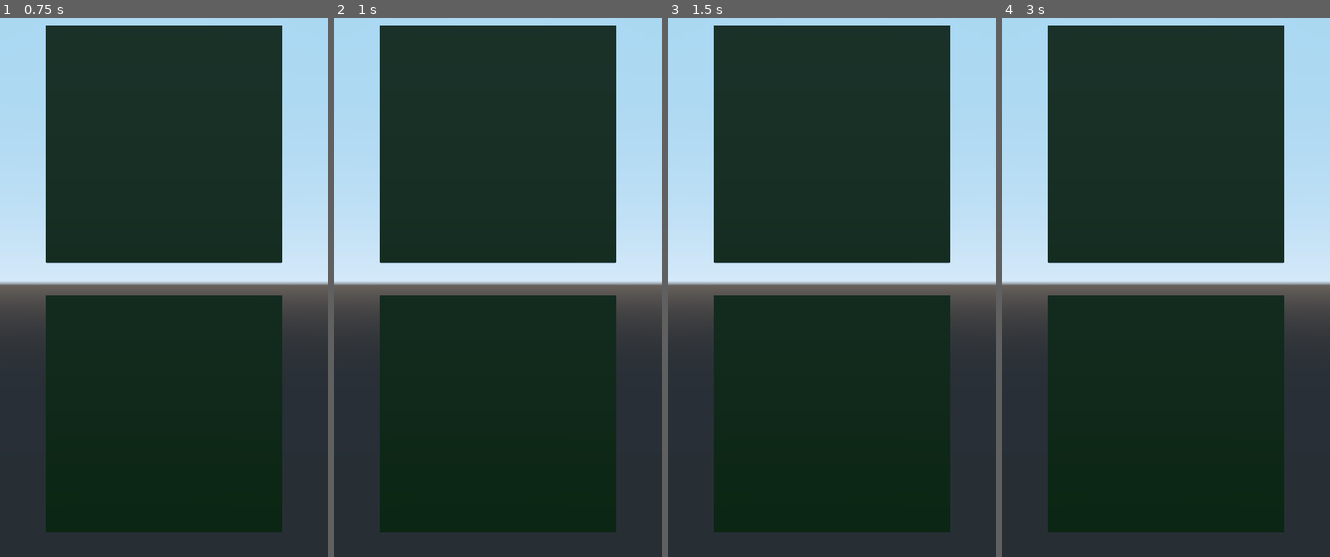
Above: before the commit, frames 1-4 (left to right).
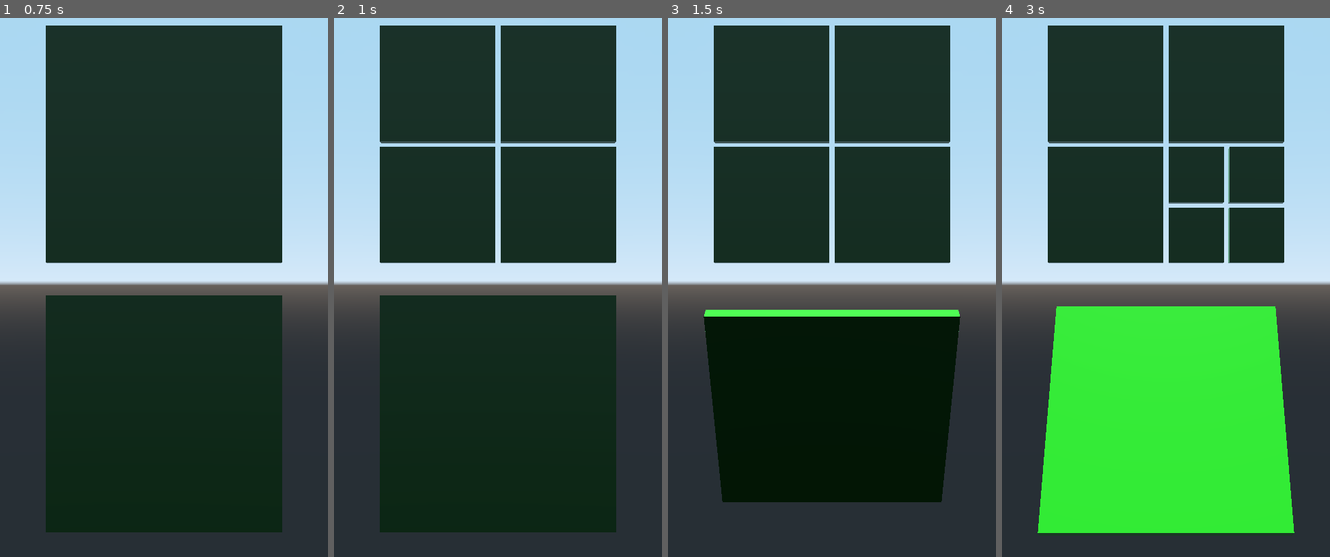
Above: after the commit, the same moments.

Repository: bentles/Tetra
Game: Godot game, scene res://Game.tscn
The game is run twice, just before and just after one commit, with the same random seed, the same clock (stepped at 60 frames per second) and the same inputs.
Inputs (mouse positions are in pixels of both pictures, inside the frame that each line leads up to):
- Up to frame 1 (0.75 s): tap Enter at 0.5 s; move the mouse to (236, 255) at 0.52 s; click (236, 255) at 0.67 s
- Up to frame 2 (1 s): no input
- Up to frame 3 (1.5 s): tap Space at 1.25 s; drag from (766, 309) to (815, 395) at 1.27 s
- Up to frame 4 (3 s): move the mouse to (1198, 163) at 2.02 s; click (1198, 163) at 2.17 s; tap Enter at 2.75 s; drag from (1149, 395) to (1067, 201) at 2.77 s

Frame 1 is identical in both runs. In frame 2, 1.5% of the frame differs, in the area x 13-87%, y 1-46%; in frame 3, 9.4%; in frame 4, 35%, in the area x 10-90%, y 1-96%.

Commit message:
trying unsplit. getting messy why is y flipped for screen coords

Diff:
--- a/Tetra/Tetra.gd
+++ b/Tetra/Tetra.gd
@@ -4,6 +4,7 @@
 var flipped = false
 var split = false
 var children: Array
+var to_middle: Vector2
 var depth = 0
 
 const gap = 0.06
@@ -21,19 +22,30 @@
 			var tetra = Tetra.instance()
 			tetra.scale_revert = scale_revert * (1/scale)
 			tetra.depth = depth + 1
+			tetra.to_middle = Vector2(-i * 0.707106, j * 0.707106)
 			tetra.translate(Vector3(i * (2.5 + gap_offset),j * (2.5 + gap_offset), 0))
 			tetra.scale_object_local(Vector3(scale, scale, scale))
 
 			children.push_back(tetra)
 	$TetraBody.scale_object_local(Vector3(1, 1, scale_revert))
 
-func flip(reversed: bool):
-	flipping = true
-	if (reversed):
-		$AnimationPlayer.play_backwards("flip" if flipped else "flip2")
+func flip(relative: Vector2):
+	var unsplit = 0
+	if (to_middle != null):
+		unsplit = relative.dot(to_middle)
+
+	var drag = relative.dot(Vector2.UP)
+
+	if (unsplit > abs(drag)):
+		unsplit_parent()
 	else:
-		$AnimationPlayer.play("flip2" if flipped else "flip")
-	flipped = !flipped
+		flipping = true
+		if (drag < 0):
+			$AnimationPlayer.play_backwards("flip" if flipped else "flip2")
+		else:
+			$AnimationPlayer.play("flip2" if flipped else "flip")
+		flipped = !flipped
+
 
 func split():
 	if depth >= 3:
@@ -44,6 +56,15 @@
 	for child in children:
 		add_child(child)
 
+func unsplit_parent():
+	var a = get_parent().unsplit()
+
+func unsplit():
+	split = false
+	$TetraBody.show()
+	for child in children:
+		remove_child(child)
+
 # Called every frame. 'delta' is the elapsed time since the previous frame.
 func _process(delta):
 	pass
@@ -53,7 +74,7 @@
 	if event is InputEventScreenTouch && event.pressed:
 		touch_down = true
 	elif event is InputEventScreenDrag && touch_down && !flipping:
-		flip(event.relative.dot(Vector2.UP) < 0)
+		flip(event.relative)
 	elif event is InputEventScreenTouch && !event.pressed && touch_down && !flipping:
 		touch_down = false
 		split()
--- a/project.godot
+++ b/project.godot
@@ -22,6 +22,10 @@
 window/size/test_width=480
 window/size/test_height=800
 
+[input_devices]
+
+pointing/emulate_touch_from_mouse=true
+
 [physics]
 
 common/enable_pause_aware_picking=true
